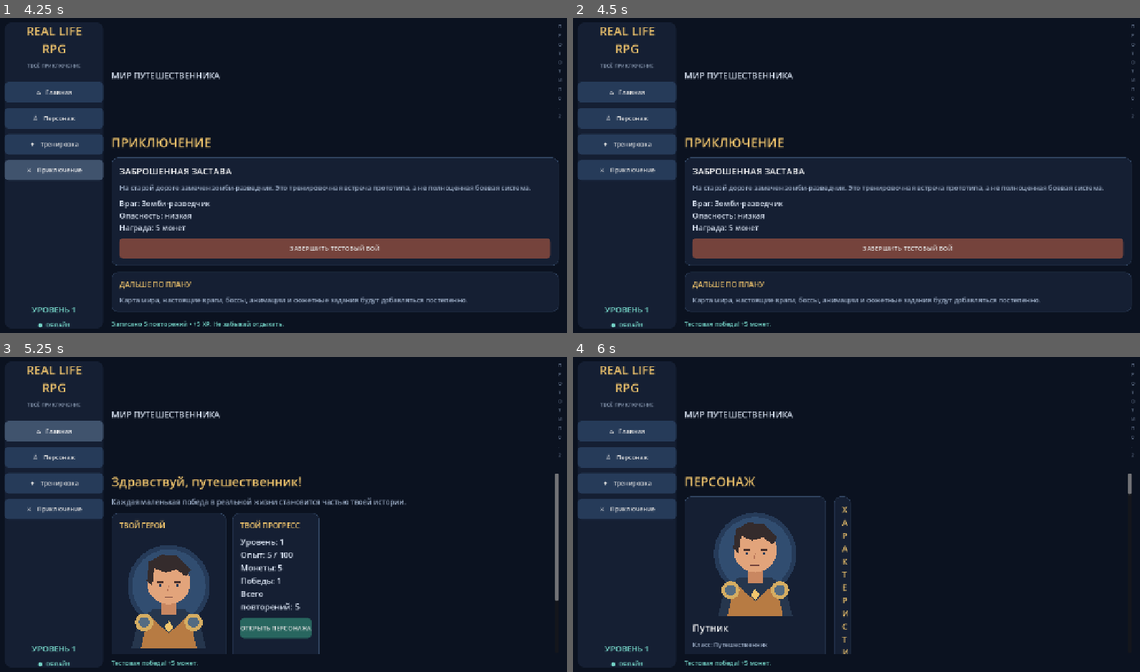
Above: before the commit, frames 1-4 (two rows, left to right).
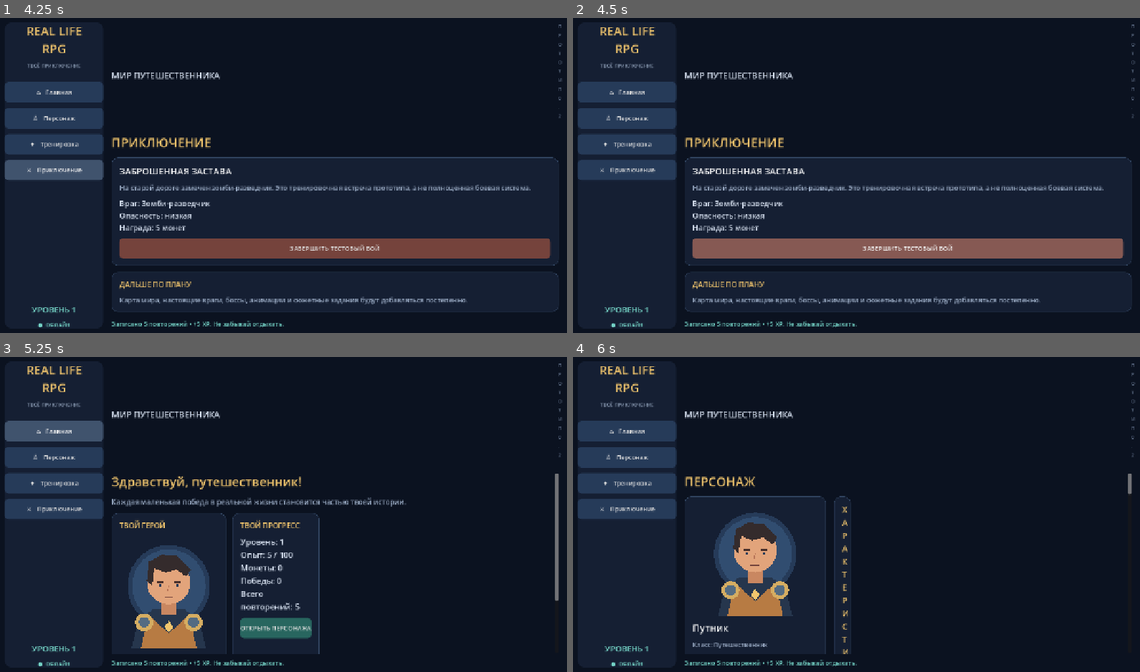
Above: after the commit, the same moments.

Repository: Phantom220-hub/REAL-LIFE-RPG
Game: Godot game, scene res://scenes/main.tscn
Two runs of this game, one before a commit and one after it. Both use one fixed random seed, a clock stepped at 60 frames per second and the inputs below.
Inputs:
- Up to frame 1 (4.25 s): click "⌂ Главная" at 0.5 s; click "♙ Персонаж" at 1.25 s; click "✦ Тренировка" at 2 s; click "СОХРАНИТЬ РЕЗУЛЬТАТ" at 2.75 s; click "⚔ Приключение" at 3.5 s
- Up to frame 2 (4.5 s): click "ЗАВЕРШИТЬ ТЕСТОВЫЙ БОЙ" at 4.25 s
- Up to frame 3 (5.25 s): click "⌂ Главная" at 5 s
- Up to frame 4 (6 s): click "ОТКРЫТЬ ПЕРСОНАЖА" at 5.75 s

Frame 1 is identical in both runs. In frame 2, 0.3% of the frame differs, in the area x 19-51%, y 96-99%; in frame 3, 0.3%, in the area x 19-51%, y 65-99%; in frame 4, 0.3%.
Error after the commit: Invalid call. Nonexistent function 'defeat_enemy' in base 'Node (game_state.gd)'. (res://scripts/main.gd:240)

Commit message:
Add RPG stats combat inventory and daily choice systems

Diff:
--- a/scripts/game_state.gd
+++ b/scripts/game_state.gd
@@ -3,8 +3,22 @@
 signal state_changed
 
 const SAVE_PATH := "user://player_progress.cfg"
-const XP_PER_REP := 1
 const XP_PER_LEVEL := 100
+const DAILY_XP_CAP := 25
+
+const ITEMS := {
+	"wood_sword": {"name": "Деревянный меч", "type": "weapon", "attack": 2, "defense": 0, "price": 0},
+	"iron_sword": {"name": "Железный меч", "type": "weapon", "attack": 5, "defense": 0, "price": 35},
+	"cloth_armor": {"name": "Походная куртка", "type": "armor", "attack": 0, "defense": 1, "price": 0},
+	"leather_armor": {"name": "Кожаная броня", "type": "armor", "attack": 0, "defense": 3, "price": 30},
+	"potion": {"name": "Зелье лечения", "type": "consumable", "heal": 25, "price": 12}
+}
+
+const ENEMIES := {
+	"scout": {"name": "Зомби-разведчик", "health": 24, "attack": 4, "coins": 8, "xp": 12},
+	"guard": {"name": "Костяной страж", "health": 42, "attack": 7, "coins": 15, "xp": 22},
+	"brute": {"name": "Болотный громила", "health": 65, "attack": 10, "coins": 25, "xp": 35}
+}
 
 var player_name: String = "Путник"
 var level: int = 1
@@ -12,37 +26,163 @@
 var total_reps: int = 0
 var coins: int = 0
 var defeated_enemies: int = 0
+var total_workout_sessions: int = 0
+var daily_xp: int = 0
+var daily_reps: int = 0
+var daily_date: String = ""
+var daily_choice_claimed: bool = false
+var daily_choice_text: String = "Ещё не выбрано"
+var inventory: Dictionary = {"wood_sword": 1, "cloth_armor": 1, "potion": 2}
+var equipped_weapon: String = "wood_sword"
+var equipped_armor: String = "cloth_armor"
+var enemy_id: String = ""
+var enemy_health: int = 0
+var player_health: int = 100
+var battle_active: bool = false
+var last_message: String = "Добро пожаловать!"
 
 func _ready() -> void:
 	load_progress()
-
-func add_workout_reps(reps: int) -> void:
-	var safe_reps: int = clampi(reps, 0, 100)
-	if safe_reps <= 0:
-		return
-	total_reps += safe_reps
-	xp += safe_reps * XP_PER_REP
-	_check_level_up()
-	save_progress()
-	state_changed.emit()
-
-func defeat_enemy() -> bool:
-	var required_level: int = 1
-	if level < required_level:
-		return false
-	defeated_enemies += 1
-	coins += 5
-	save_progress()
-	state_changed.emit()
-	return true
+	_refresh_day()
+
+func attack_power() -> int:
+	var weapon_bonus: int = int(ITEMS.get(equipped_weapon, {}).get("attack", 0))
+	return 5 + level + weapon_bonus
+
+func defense_power() -> int:
+	var armor_bonus: int = int(ITEMS.get(equipped_armor, {}).get("defense", 0))
+	return 1 + int(level / 3) + armor_bonus
+
+func max_health() -> int:
+	return 80 + level * 5
 
 func xp_to_next_level() -> int:
 	return maxi(0, XP_PER_LEVEL - xp)
 
-func _check_level_up() -> void:
+func add_workout_reps(reps: int) -> int:
+	_refresh_day()
+	var safe_reps: int = clampi(reps, 1, 100)
+	total_reps += safe_reps
+	daily_reps += safe_reps
+	total_workout_sessions += 1
+	var reward: int = mini(safe_reps, DAILY_XP_CAP - daily_xp)
+	reward = maxi(0, reward)
+	daily_xp += reward
+	_add_xp(reward)
+	last_message = "Записано %d повторений. Получено %d XP сегодня." % [safe_reps, reward]
+	save_progress()
+	state_changed.emit()
+	return reward
+
+func claim_daily_choice(is_rest_day: bool) -> bool:
+	_refresh_day()
+	if daily_choice_claimed:
+		return false
+	daily_choice_claimed = true
+	daily_choice_text = "День отдыха" if is_rest_day else "Активный день"
+	coins += 5
+	last_message = "Ежедневный выбор отмечен: %s. +5 монет." % daily_choice_text
+	save_progress()
+	state_changed.emit()
+	return true
+
+func start_battle(id: String) -> bool:
+	if not ENEMIES.has(id):
+		return false
+	if battle_active:
+		return false
+	enemy_id = id
+	enemy_health = int(ENEMIES[id]["health"])
+	player_health = mini(player_health, max_health())
+	battle_active = true
+	last_message = "Начался бой: %s." % ENEMIES[id]["name"]
+	state_changed.emit()
+	return true
+
+func player_attack() -> void:
+	if not battle_active:
+		return
+	var damage: int = attack_power()
+	enemy_health = maxi(0, enemy_health - damage)
+	if enemy_health <= 0:
+		_finish_battle()
+	else:
+		_enemy_turn()
+	save_progress()
+	state_changed.emit()
+
+func _enemy_turn() -> void:
+	var enemy: Dictionary = ENEMIES[enemy_id]
+	var damage: int = maxi(1, int(enemy["attack"]) - defense_power())
+	player_health = maxi(0, player_health - damage)
+	if player_health <= 0:
+		battle_active = false
+		last_message = "Герой устал и отступил. Восстановись и попробуй позже."
+	else:
+		last_message = "Ты нанёс удар. Враг ответил на %d урона." % damage
+
+func _finish_battle() -> void:
+	var enemy: Dictionary = ENEMIES[enemy_id]
+	coins += int(enemy["coins"])
+	defeated_enemies += 1
+	_add_xp(int(enemy["xp"]))
+	battle_active = false
+	last_message = "Победа над %s! +%d монет и %d XP." % [enemy["name"], enemy["coins"], enemy["xp"]]
+
+func use_potion() -> bool:
+	if int(inventory.get("potion", 0)) <= 0 or player_health >= max_health():
+		return false
+	inventory["potion"] = int(inventory["potion"]) - 1
+	player_health = mini(max_health(), player_health + int(ITEMS["potion"]["heal"]))
+	last_message = "Зелье использовано. Здоровье восстановлено."
+	save_progress()
+	state_changed.emit()
+	return true
+
+func buy_item(id: String) -> bool:
+	if not ITEMS.has(id):
+		return false
+	var item: Dictionary = ITEMS[id]
+	var price: int = int(item["price"])
+	if price <= 0 or coins < price or item["type"] == "consumable":
+		return false
+	coins -= price
+	inventory[id] = int(inventory.get(id, 0)) + 1
+	last_message = "Куплено: %s." % item["name"]
+	save_progress()
+	state_changed.emit()
+	return true
+
+func equip_item(id: String) -> bool:
+	if not ITEMS.has(id) or int(inventory.get(id, 0)) <= 0:
+		return false
+	var kind: String = str(ITEMS[id]["type"])
+	if kind == "weapon":
+		equipped_weapon = id
+	elif kind == "armor":
+		equipped_armor = id
+	else:
+		return false
+	last_message = "Экипировано: %s." % ITEMS[id]["name"]
+	save_progress()
+	state_changed.emit()
+	return true
+
+func _add_xp(amount: int) -> void:
+	xp += maxi(0, amount)
 	while xp >= XP_PER_LEVEL:
 		xp -= XP_PER_LEVEL
 		level += 1
+		player_health = max_health()
+
+func _refresh_day() -> void:
+	var today: String = Time.get_date_string_from_system()
+	if daily_date != today:
+		daily_date = today
+		daily_xp = 0
+		daily_reps = 0
+		daily_choice_claimed = false
+		daily_choice_text = "Ещё не выбрано"
 
 func save_progress() -> void:
 	var config := ConfigFile.new()
@@ -52,6 +192,16 @@
 	config.set_value("player", "total_reps", total_reps)
 	config.set_value("player", "coins", coins)
 	config.set_value("player", "defeated_enemies", defeated_enemies)
+	config.set_value("player", "total_workout_sessions", total_workout_sessions)
+	config.set_value("player", "daily_xp", daily_xp)
+	config.set_value("player", "daily_reps", daily_reps)
+	config.set_value("player", "daily_date", daily_date)
+	config.set_value("daily", "choice_claimed", daily_choice_claimed)
+	config.set_value("daily", "choice_text", daily_choice_text)
+	config.set_value("inventory", "items", inventory)
+	config.set_value("equipment", "weapon", equipped_weapon)
+	config.set_value("equipment", "armor", equipped_armor)
+	config.set_value("player", "player_health", player_health)
 	config.save(SAVE_PATH)
 
 func load_progress() -> void:
@@ -64,3 +214,14 @@
 	total_reps = maxi(0, int(config.get_value("player", "total_reps", 0)))
 	coins = maxi(0, int(config.get_value("player", "coins", 0)))
 	defeated_enemies = maxi(0, int(config.get_value("player", "defeated_enemies", 0)))
+	total_workout_sessions = maxi(0, int(config.get_value("player", "total_workout_sessions", 0)))
+	daily_xp = clampi(int(config.get_value("player", "daily_xp", 0)), 0, DAILY_XP_CAP)
+	daily_reps = maxi(0, int(config.get_value("player", "daily_reps", 0)))
+	daily_date = str(config.get_value("player", "daily_date", ""))
+	daily_choice_claimed = bool(config.get_value("daily", "choice_claimed", false))
+	daily_choice_text = str(config.get_value("daily", "choice_text", "Ещё не выбрано"))
+	inventory = config.get_value("inventory", "items", inventory)
+	equipped_weapon = str(config.get_value("equipment", "weapon", equipped_weapon))
+	equipped_armor = str(config.get_value("equipment", "armor", equipped_armor))
+	player_health = clampi(int(config.get_value("player", "player_health", max_health())), 0, max_health())
+	_refresh_day()
